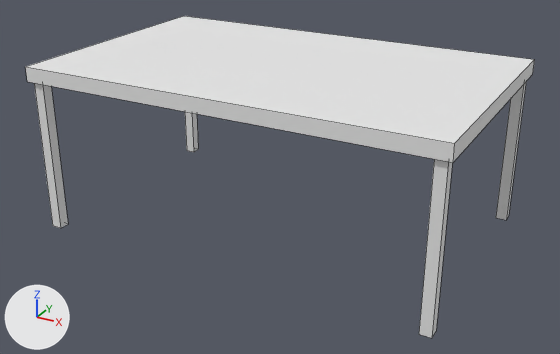
The OBJ model assets/3d/table.obj as it was, and as the next commit left it.
Both versions are drawn from a camera (50 mm lens) standing at (2.7, -4.96, 2.26) and looking at (0.02, -0.1, -0.17). Every picture has the same lights, and +X, +Y and +Z are marked at lower left. Mesh edges are drawn as thin lines. Where no turn or scale is listed for an object, it has been applied to the vertices.
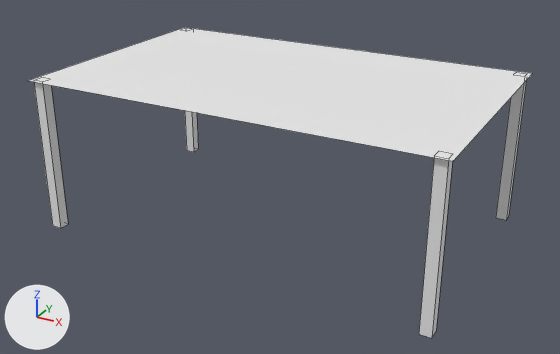
Location of each change, (x1, y1, x2, y2) in pixels of the pictures (560 x 354 px):
'Cube.001', reshaped (8% shorter)
    before: (25, 16, 535, 162)
    after: (28, 27, 533, 161)

What changed in the scene script:
```text
Change me_cube_001:
    where me_cube_001.from_pydata(...)  # 8 vertices, 6 faces; spans x -1.61..1.61, y -1.0..1.0, z 0.6..0.71
    used by ob_cube_001; location = (0.0, 0.0, 0.0)
    verts and faces of me_cube_001; kept vertices keep their numbers, new ones are numbered from 8
    before: 0 (-1.61, -1.0, 0.6) at pixel (27, 81), 1 (-1.61, -1.0, 0.71) at pixel (25, 66), 2 (-1.61, 1.0, 0.6), 3 (-1.61, 1.0, 0.71) at pixel (183, 15), 4 (1.61, -1.0, 0.6) at pixel (453, 162)
    before: 5 (1.61, -1.0, 0.71) at pixel (454, 143), 6 (1.61, 1.0, 0.6) at pixel (532, 74), 7 (1.61, 1.0, 0.71) at pixel (534, 59)
    me_cube_001 part 1
    add delete_vertices([1, 3, 5, 7])  # with the faces that use them
    add delete_faces([(0, 2, 6, 4)])
    add for i in [0, 2, 4, 6]: verts[i] += (0.0, 0.0, 0.0)
    add faces += [(0, 4, 6, 2)]
```
